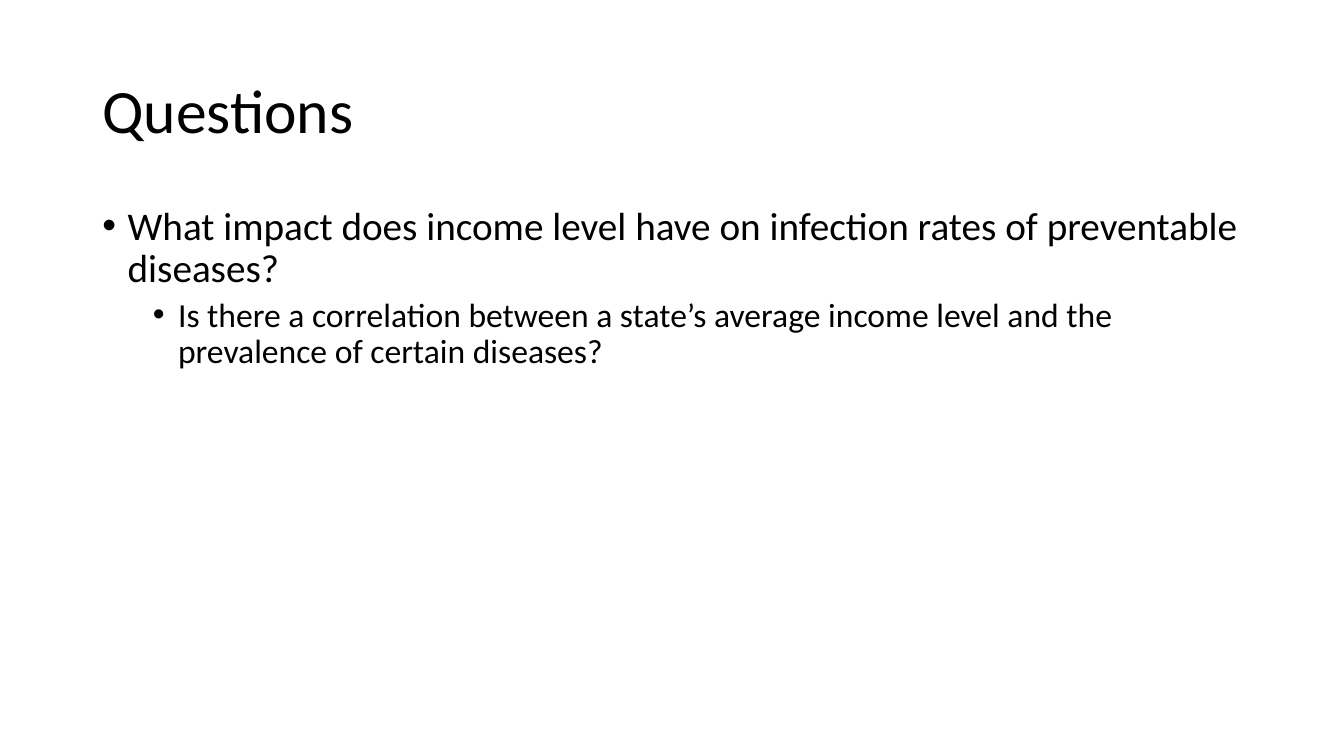
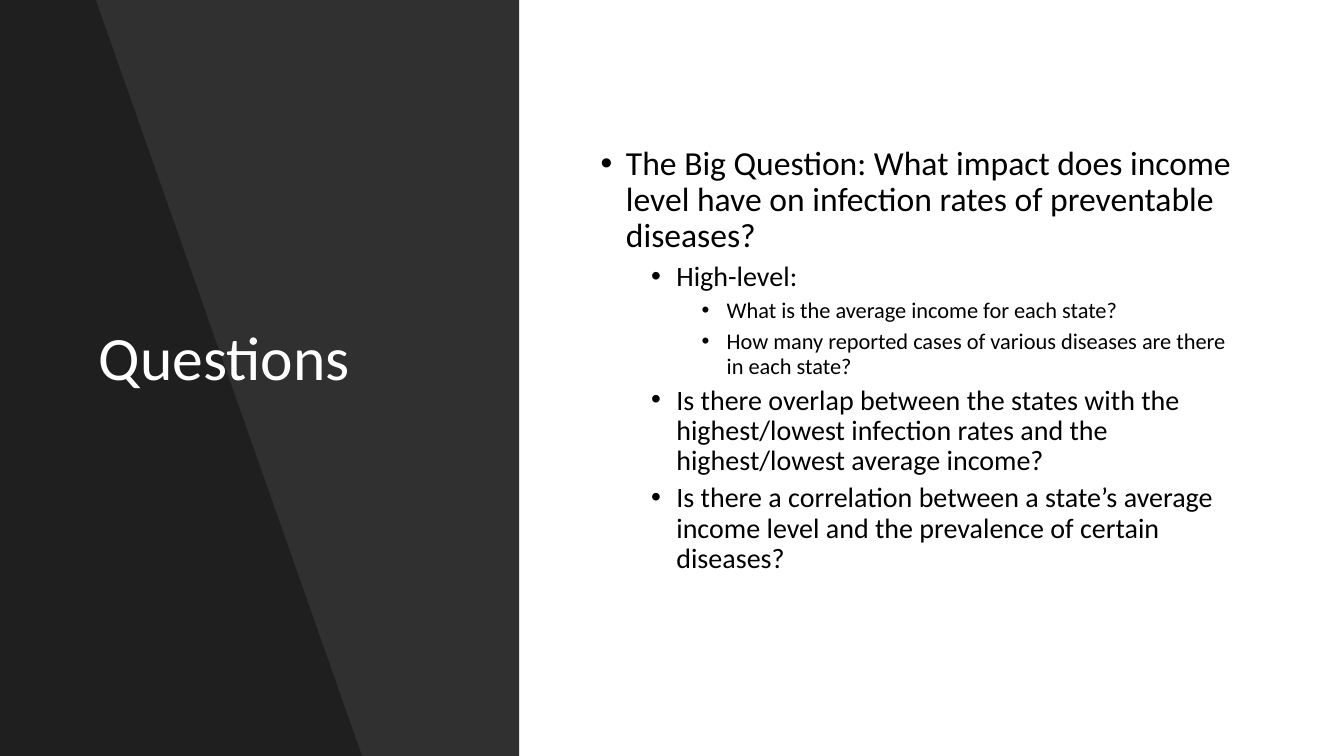
Before and after one commit to SamClements94/Project-1, a slide deck: slide 2 of Effects of Income Level on Disease Rates.pptx. Drawn at 1344x756 pixels with LibreOffice and Linux fonts; fonts in the diff are those of the drawing. Boxes give left, top, right and bottom in pixels: in the first picture for what was removed or moved away, otherwise in the second. Text is boxed around its words. In the diff, an @@ line names an element or a change of style, - is before the commit and + after.

```diff
--- a/Effects of Income Level on Disease Rates.pptx
+++ b/Effects of Income Level on Disease Rates.pptx
@@ rectangle added at (x1=0, y1=0, x2=519, y2=756), fill #000000 at 81% opacity @@
@@ freeform shape added at (x1=0, y1=0, x2=362, y2=756), fill #000000 at 35% opacity @@
@@ title "Questions" moved from (x1=102, y1=90, x2=353, y2=141) to (x1=99, y1=337, x2=350, y2=388) @@
@@ title "Questions" at (x1=99, y1=337, x2=350, y2=388): text colour #000000 to #FFFFFF @@
@@ text "The Big Question: What impact ..." moved from (x1=128, y1=212, x2=1237, y2=369) to (x1=626, y1=151, x2=1231, y2=569) @@
@@ text "The Big Question: What impact ..." at (x1=626, y1=151, x2=1231, y2=569): vertical alignment top to middle @@
@@ text at (x1=626, y1=151, x2=1231, y2=475): text changed; size 28 to 20 pt @@
-• What impact does income level have on infection rates of preventable diseases?
+• The Big Question: What impact does income level have on infection rates of preventable diseases?
+  • High-level:
+    • What is the average income for each state?
+    • How many reported cases of various diseases are there in each state?
+  • Is there overlap between the states with the highest/lowest infection rates and the highest/lowest average income?
@@ text at (x1=676, y1=487, x2=1213, y2=569): size 24 to 20 pt in "Is there a correlation between a state’s ..." @@
```
Also in this commit, not shown: 6 other slides changed, 6 slides added, 2 slides removed, 1 other file.
